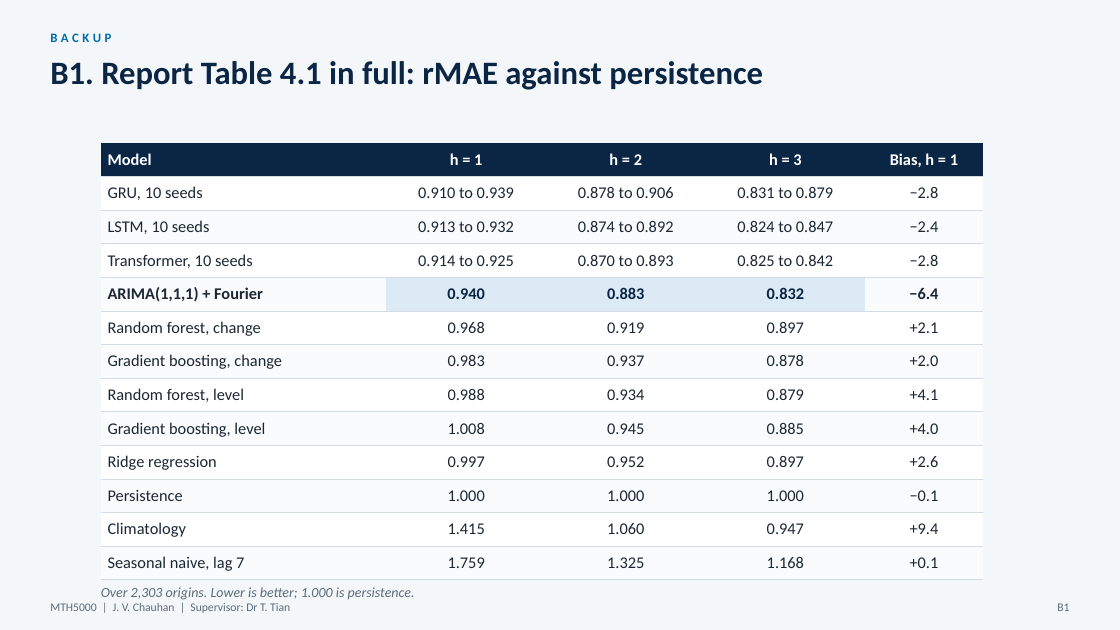
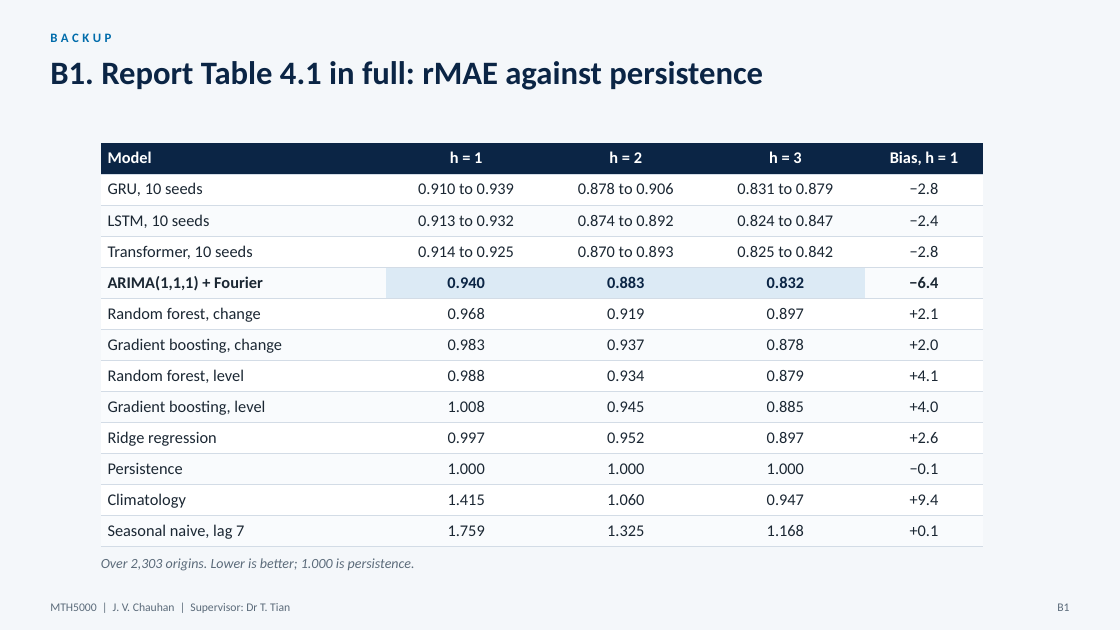
Before and after one commit to JC16092/mth5000-aqi-forecast, a slide deck: slide 35 of presentation_new/MTH5000_oral_presentation.pptx. Drawn at 1120x630 pixels with LibreOffice and Linux fonts; fonts in the diff are those of the drawing. Boxes give left, top, right and bottom in pixels: in the first picture for what was removed or moved away, otherwise in the second. Text is boxed around its words. In the diff, an @@ line names an element or a change of style, - is before the commit and + after.

```diff
--- a/presentation_new/MTH5000_oral_presentation.pptx
+++ b/presentation_new/MTH5000_oral_presentation.pptx
@@ table: place and size @@
-table at <box>101,143,983,575</box>
+table at <box>101,143,983,543</box>
@@ text "Over 2,303 origins. Lower is ...": place and size @@
-text "Over 2,303 origins. Lower is ..." at <box>101,587,415,600</box>
+text "Over 2,303 origins. Lower is ..." at <box>101,558,415,571</box>
```
Also in this commit, not shown: 13 other slides changed, 4 other files.
